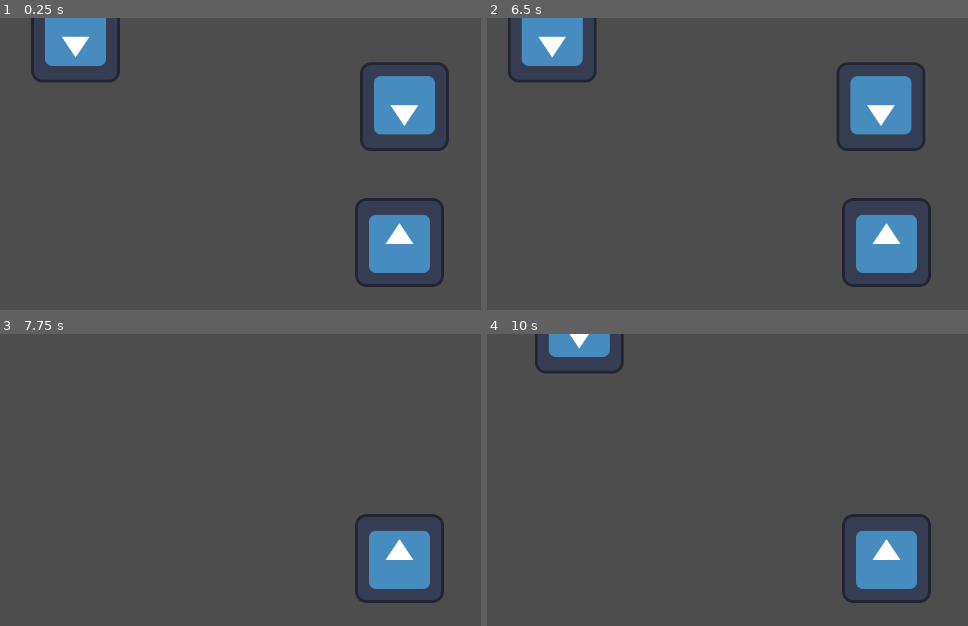
Above: before the commit, frames 1-4 (two rows, left to right).
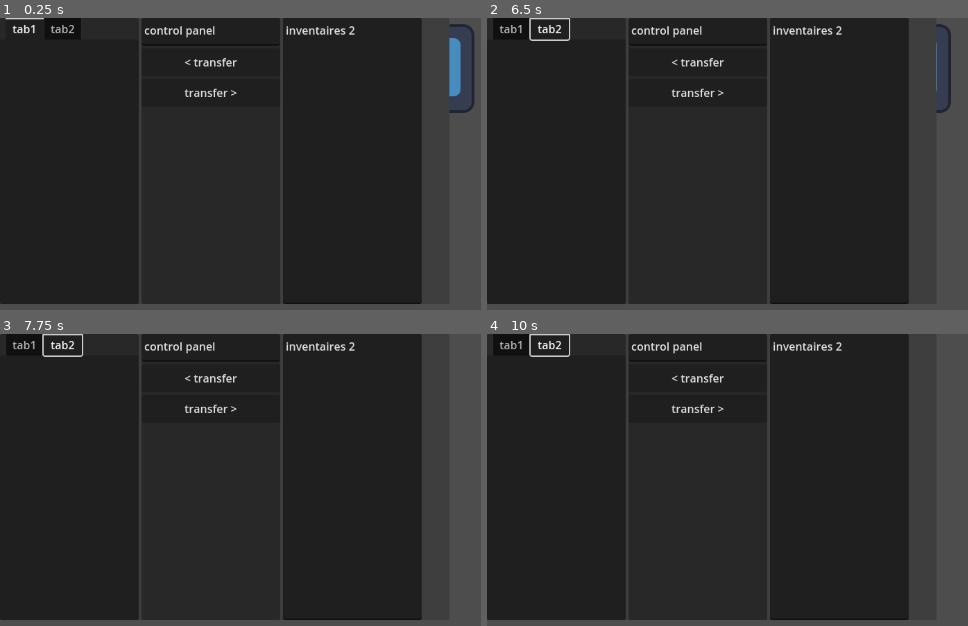
Above: after the commit, the same moments.

Repository: Sylvaindelaforet/logi-game
Game: Godot game, scene res://scenes/main.tscn
Two runs of this game, one before a commit and one after it. Both use one fixed random seed, a clock stepped at 60 frames per second and the inputs below. The engine's default icon, where the game draws it, is replaced by a stand-in: a white triangle on a blue panel in a dark square.
Inputs (mouse positions are in pixels of both pictures, inside the frame that each line leads up to):
- Up to frame 1 (0.25 s): no input
- Up to frame 2 (6.5 s): click (698, 61) at 0.5 s, where only the run after the commit has a clickable "< transfer"; click (698, 93) at 1.25 s, where only the run after the commit has a clickable "transfer >"; tap Enter at 2 s; move the mouse to (563, 38) at 2.02 s; hold D (droite) 2.03-2.78 s; hold Right mouse button (clic_droit) 2.03-2.78 s; click (563, 38) at 2.17 s; move the mouse to (741, 105) at 2.77 s; hold S (bas) 2.78-3.53 s; right-click (741, 105) at 2.85 s; click (741, 105) at 2.92 s; move the mouse to (967, 143) at 3.52 s; hold D (droite) 3.53-4.28 s; hold Right mouse button (clic_droit) 3.53-4.28 s; tap Space at 4.25 s; move the mouse to (outside the picture) at 4.27 s; hold W (haut) 4.28-5.03 s; right-click (outside the picture) at 4.35 s; click (outside the picture) at 4.42 s; move the mouse to (outside the picture) at 5.02 s; hold Right mouse button (clic_droit) 5.03-5.78 s; hold A (gauche) from 5.03 s (still down); move the mouse to (645, 175) at 5.77 s; right-click (645, 175) at 5.85 s
- Up to frame 3 (7.75 s): move the mouse to (437, 558) at 6.52 s; release A (gauche) at 6.53 s; hold S (bas) 6.53-7.28 s; hold Right mouse button (clic_droit) 6.53-7.28 s; click (437, 558) at 6.67 s; move the mouse to (278, 444) at 7.27 s; hold D (droite) from 7.28 s (still down); right-click (278, 444) at 7.35 s
- Up to frame 4 (10 s): tap Enter at 8 s; move the mouse to (outside the picture) at 8.02 s; release D (droite) at 8.03 s; hold W (haut) 8.03-8.78 s; hold Right mouse button (clic_droit) 8.03-8.78 s; move the mouse to (727, 582) at 8.77 s; hold D (droite) 8.78-9.53 s; right-click (727, 582) at 8.85 s; click (727, 582) at 8.92 s; move the mouse to (967, 459) at 9.52 s; hold S (bas) from 9.53 s (still down); hold Right mouse button (clic_droit) from 9.53 s (still down)

The runs differ from the first frame. In frame 1, 86% of the frame differs, in the area x 0-99%, y 0-98%; in frame 2, 85%; in frame 3, 85%; in frame 4, 85%.

Commit message:
finir interface inventaire

Diff:
--- /dev/null
+++ b/objets/caracteristiques.gd
@@ -0,0 +1,26 @@
+extends Resource
+class_name Caracteristiques
+
+const EXISTING_CARACTERISTIQUES = ["poisoned", "rotten"]
+
+const DEFAULT = {
+	"res://objets/choses/farine_ble.tres" : {
+		"poisoned" : 0.0,
+		"rotten" : 0.0
+	},
+	"res://objets/choses/graines_ble.tres" : {
+		"poisoned" : 0.0,
+		"rotten" : 0.0
+	}
+}
+
+const DEFAULT_FOR_ALL = {
+	"res://objets/choses/farine_ble.tres" : {
+		"poisoned" : 0.0,
+		"rotten" : 0.0
+	},
+	"res://objets/choses/graines_ble.tres" : {
+		"poisoned" : 0.0,
+		"rotten" : 0.0
+	}
+}
--- a/objets/chose.gd
+++ b/objets/chose.gd
@@ -4,8 +4,7 @@
 # DOIT être unique, il ne doit pas y avoir 2 choses différentes avec le même nom
 @export var nom: String = ""
 
-@export var denombrable: bool = false
-var nombre: int
+@export var is_denombrable: bool = false
 
 # masse volumique en g.mL-1 càd kg/L
 @export var masse_volumique:float = -1
@@ -14,10 +13,5 @@
 
 # @export var liste_caracteristiques:Array[Caracteristique]
 # on utilisera pour : liquide, bonne qualité ...
-# dictionnaire "caractéristique" -> valeur ???
-#
-
-
-func equal_thing(autre_chose:Chose):
-	# TODO plus tard : ajouer caractéristiques
-	return nom == autre_chose.nom
+# dictionnaire "caractéristique" -> valeur par défaut
+@export var possible_caracteristiques:Dictionary
--- a/objets/choses/eau.tres
+++ b/objets/choses/eau.tres
@@ -7,3 +7,4 @@
 nom = "eau"
 denombrable = false
 masse_volumique = 1.0
+possible_caracteristiques = {}
--- a/objets/choses/farine_ble.tres
+++ b/objets/choses/farine_ble.tres
@@ -7,3 +7,4 @@
 nom = "farine de blé"
 denombrable = false
 masse_volumique = 0.55
+possible_caracteristiques = {}
--- a/objets/choses/pomme.tres
+++ b/objets/choses/pomme.tres
@@ -5,5 +5,6 @@
 [resource]
 script = ExtResource("1_3vsty")
 nom = "pomme"
-denombrable = true
+is_denombrable = true
 masse_volumique = 0.84
+possible_caracteristiques = {}
--- /dev/null
+++ b/objets/stack.gd
@@ -0,0 +1,56 @@
+extends Resource
+class_name Stack
+
+var chose:Chose
+
+# si denombrarble : {masse : nombre}
+var chose_quantities:Dictionary
+
+var masse_totale:float
+
+# key carac -> valeur carac
+var modified_caracteristiques:Dictionary
+
+# quantite {masse : nombre} ou float
+func _init(p_chose:Chose, quantite):
+	chose = p_chose
+	if chose.is_denombrable:
+		for key in quantite.keys():
+			if chose_quantities.has(key):
+				chose_quantities[key] = chose_quantities[key] + quantite[key]
+			else:
+				chose_quantities[key] = quantite[key]
+	else:
+		masse_totale = masse_totale + quantite
+
+
+func add_stack(stack:Stack):
+	if stack.chose.is_denombrable:
+		for key in stack.chose_quantities.keys():
+			if self.chose_quantities.has(key):
+				chose_quantities[key] = chose_quantities[key] + stack.chose_quantities[key]
+			else:
+				chose_quantities[key] = stack.chose_quantities[key]
+	else:
+		masse_totale = masse_totale + stack.masse_totale
+
+func f_print_stack():
+	if chose.is_denombrable:
+		print(chose.nom)
+		for key in chose_quantities.keys():
+			print("    masse : ", key, " x", chose_quantities[key])
+	else:
+		print(chose.nom, " : ", masse_totale)
+	if not modified_caracteristiques.is_empty():
+		for key in modified_caracteristiques.keys():
+			print("    carac : ", key, " value : ", modified_caracteristiques[key])
+
+
+func equals (other_stack:Stack):
+	if other_stack.modified_caracteristiques.is_empty() and modified_caracteristiques.is_empty():
+		return true
+	for key in other_stack.modified_caracteristiques.keys():
+		if not modified_caracteristiques.has[key]:
+			return false
+		if modified_caracteristiques[key] != other_stack.modified_caracteristiques[key]:
+			return false
--- a/scenes/main.tscn
+++ b/scenes/main.tscn
@@ -7,14 +7,15 @@
 [node name="Main" type="Node2D"]
 
 [node name="Coffre" parent="." instance=ExtResource("1_g27gp")]
-position = Vector2(2, 2)
+position = Vector2(137, 161)
 
 [node name="Coffre2" parent="." instance=ExtResource("1_g27gp")]
 position = Vector2(476, 101)
 
 [node name="Player" parent="." instance=ExtResource("2_pxqga")]
-position = Vector2(469, 297)
+position = Vector2(432, 352)
 
 [node name="Camera2D" type="Camera2D" parent="Player"]
+visible = false
 
 [node name="HUD" parent="." instance=ExtResource("8_x1fet")]
--- a/script/Camera_script.gd
+++ /dev/null
@@ -1,21 +0,0 @@
-extends Camera2D
-
-signal display_popup_menu(pos:Vector2)
-
-var menu:PopupMenu
-
-func _ready():
-	display_popup_menu.connect(test_signal)
-	menu = $ClicDroit
-
-#func _process(_delta):
-#	print(get_child_count())
-
-func test_signal(pos:Vector2):
-	menu.clear()
-	print(get_viewport_transform().origin)
-	menu.position = pos + get_viewport_transform().origin
-	print(pos - get_viewport_transform().origin)
-	menu.add_item("option 1")
-	menu.visible = true
-	menu.add_item("option 2")
--- a/script/coffre.gd
+++ b/script/coffre.gd
@@ -6,7 +6,7 @@
 
 var inventaire:Inventaire
 
-var options_clic_droit:Array[String] = ["ouvrir", "ajouter pomme"]
+var options_clic_droit:Array[String] = ["ouvrir", "ajouter pomme", "ajouter grosse pomme"]
 
 var pomme:Chose = preload("res://objets/choses/pomme.tres")
 
@@ -24,4 +24,6 @@
 		0:
 			inventaire.print_inventory()
 		1:
-			inventaire.add_ressource(pomme, 1)
+			inventaire.add_stack(Stack.new(pomme, {0.145 : 3}))
+		2:
+			inventaire.add_stack(Stack.new(pomme, {0.200 : 1}))
--- a/script/inventaire.gd
+++ b/script/inventaire.gd
@@ -1,16 +1,32 @@
 extends Node
 class_name Inventaire
 
-# chose -> masse / nombre
-var p_ressources:Dictionary
+
+# pour les masses des objets différents, on a la possibilité d'avoir
+# il ne faut pas un grand nombre de masses différentes pour  les choses
+var stacks:Array[Stack]
+
 
 func print_inventory():
 	print("print de l'inventaire : ")
-	for p_ressource in p_ressources:
-		print(p_ressource, " : ", p_ressources[p_ressource] )
+	for stack in stacks:
+		stack.f_print_stack()
 
-func add_ressource(chose:Chose, quantite:float):
-	if p_ressources.has(chose):
-		p_ressources[chose] = p_ressources[chose] + quantite
-	else:
-		p_ressources[chose] = quantite
+
+# must be either {nombre(int) : masse (float)} either float
+func add_stack(new_stack:Stack):
+	# test documentation
+	"""test documentation"""
+	for stack in stacks:
+		if stack.equals(new_stack):
+			stack.add_stack(new_stack)
+			return
+	stacks.append(new_stack)
+
+
+func add_dictionary(dic1:Dictionary, dic2:Dictionary):
+	for key in dic2.keys():
+		if dic1.has(key):
+			dic1[key] = dic1[key] + dic2[key]
+		else:
+			dic1[key] = dic1[key] + dic2[key]
--- a/ui/hud.tscn
+++ b/ui/hud.tscn
@@ -1,8 +1,11 @@
-[gd_scene load_steps=2 format=3 uid="uid://d16jlic470g2h"]
+[gd_scene load_steps=3 format=3 uid="uid://d16jlic470g2h"]
 
 [ext_resource type="Script" path="res://script/hud_script.gd" id="1_0fn4d"]
+[ext_resource type="PackedScene" uid="uid://b4g8ralhapcnc" path="res://ui/inventaire_ui.tscn" id="2_n11n5"]
 
 [node name="HUD" type="CanvasLayer"]
 script = ExtResource("1_0fn4d")
 
 [node name="ClicDroit" type="PopupMenu" parent="."]
+
+[node name="Inventaire_UI" parent="." instance=ExtResource("2_n11n5")]
--- /dev/null
+++ b/ui/inventaire_ui.tscn
@@ -0,0 +1,93 @@
+[gd_scene format=3 uid="uid://b4g8ralhapcnc"]
+
+[node name="Inventaire_UI" type="Control"]
+layout_mode = 3
+anchor_right = 0.562
+anchor_bottom = 0.637
+offset_right = 0.575928
+offset_bottom = 0.223999
+grow_horizontal = 2
+grow_vertical = 2
+size_flags_horizontal = 0
+metadata/_edit_use_anchors_ = true
+
+[node name="ColorRect" type="ColorRect" parent="."]
+layout_mode = 1
+anchors_preset = -1
+anchor_right = 1.0
+anchor_bottom = 1.0
+grow_horizontal = 2
+grow_vertical = 2
+color = Color(0.243137, 0.243137, 0.243137, 1)
+metadata/_edit_use_anchors_ = true
+
+[node name="HBoxContainer" type="HBoxContainer" parent="ColorRect"]
+layout_mode = 1
+anchors_preset = 15
+anchor_right = 1.0
+anchor_bottom = 1.0
+grow_horizontal = 2
+grow_vertical = 2
+metadata/_edit_use_anchors_ = true
+
+[node name="Panel" type="Panel" parent="ColorRect/HBoxContainer"]
+custom_minimum_size = Vector2(200, 100)
+layout_mode = 2
+
+[node name="TabContainer" type="TabContainer" parent="ColorRect/HBoxContainer/Panel"]
+layout_mode = 1
+anchors_preset = 15
+anchor_right = 1.0
+anchor_bottom = 1.0
+grow_horizontal = 2
+grow_vertical = 2
+metadata/_edit_use_anchors_ = true
+
+[node name="tab1" type="Control" parent="ColorRect/HBoxContainer/Panel/TabContainer"]
+layout_mode = 2
+
+[node name="tab2" type="Control" parent="ColorRect/HBoxContainer/Panel/TabContainer"]
+visible = false
+layout_mode = 2
+
+[node name="Panel2" type="Panel" parent="ColorRect/HBoxContainer"]
+custom_minimum_size = Vector2(200, 100)
+layout_mode = 2
+
+[node name="VBoxContainer" type="VBoxContainer" parent="ColorRect/HBoxContainer/Panel2"]
+layout_mode = 1
+anchors_preset = 15
+anchor_right = 1.0
+anchor_bottom = 1.0
+grow_horizontal = 2
+grow_vertical = 2
+metadata/_edit_use_anchors_ = true
+
+[node name="TextEdit" type="TextEdit" parent="ColorRect/HBoxContainer/Panel2/VBoxContainer"]
+custom_minimum_size = Vector2(20, 40)
+layout_mode = 2
+text = "control panel"
+metadata/_edit_use_anchors_ = true
+
+[node name="Button" type="Button" parent="ColorRect/HBoxContainer/Panel2/VBoxContainer"]
+custom_minimum_size = Vector2(0, 40)
+layout_mode = 2
+text = "< transfer"
+
+[node name="Button2" type="Button" parent="ColorRect/HBoxContainer/Panel2/VBoxContainer"]
+custom_minimum_size = Vector2(0, 40)
+layout_mode = 2
+text = "transfer >"
+
+[node name="Panel3" type="Panel" parent="ColorRect/HBoxContainer"]
+custom_minimum_size = Vector2(200, 100)
+layout_mode = 2
+
+[node name="TextEdit" type="TextEdit" parent="ColorRect/HBoxContainer/Panel3"]
+layout_mode = 1
+anchors_preset = 15
+anchor_right = 1.0
+anchor_bottom = 1.0
+grow_horizontal = 2
+grow_vertical = 2
+text = "inventaires 2"
